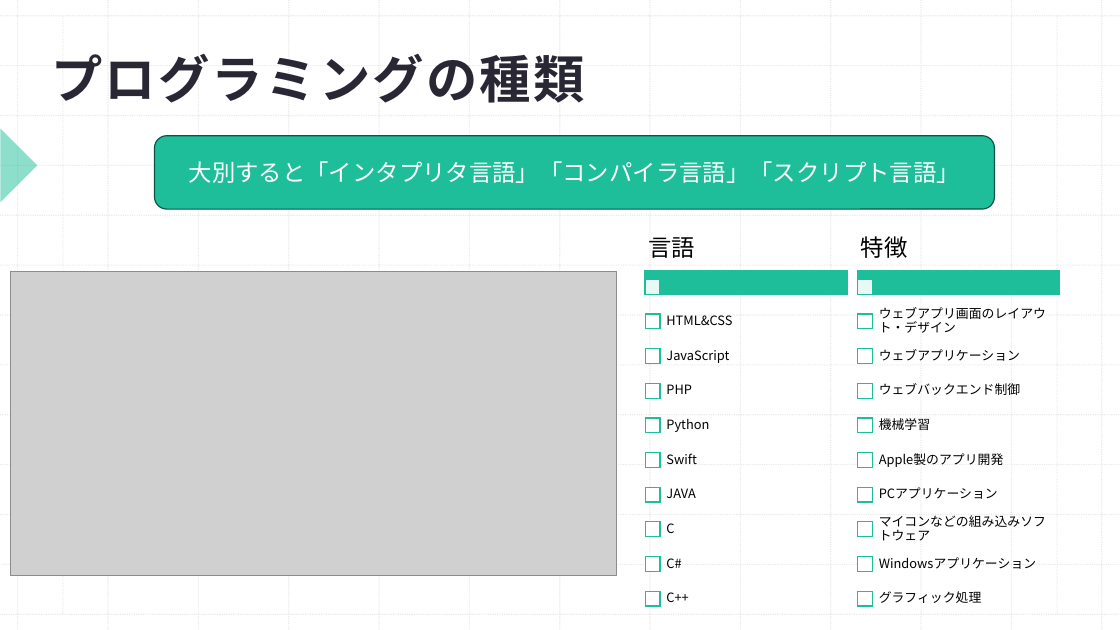
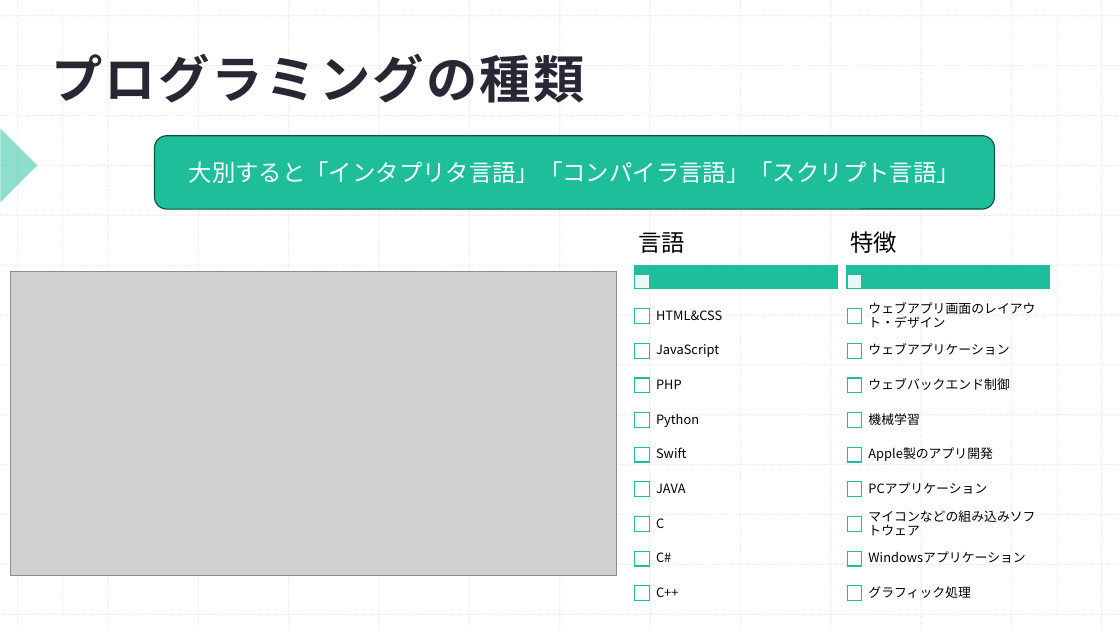
Before and after one commit to Shohei1129/Python_traning, a slide deck: slide 6 of プログラミング勉強会Python編(1.概要).pptx. Drawn at 1120x630 pixels with LibreOffice and Linux fonts; fonts in the diff are those of the drawing; grey boxes stand for pictures. Boxes give left, top, right and bottom in pixels: in the first picture for what was removed or moved away, otherwise in the second. Text is boxed around its words. In the diff, an @@ line names an element or a change of style, - is before the commit and + after.

```diff
--- a/プログラミング勉強会Python編(1.概要).pptx
+++ b/プログラミング勉強会Python編(1.概要).pptx
@@ 22 rectangles, 20 texts: place and size @@
-22 rectangles, 20 texts at box(645, 236, 1060, 607)
+22 rectangles, 20 texts at box(635, 231, 1049, 601)
```
Also in this commit, not shown: 3 slides added.
